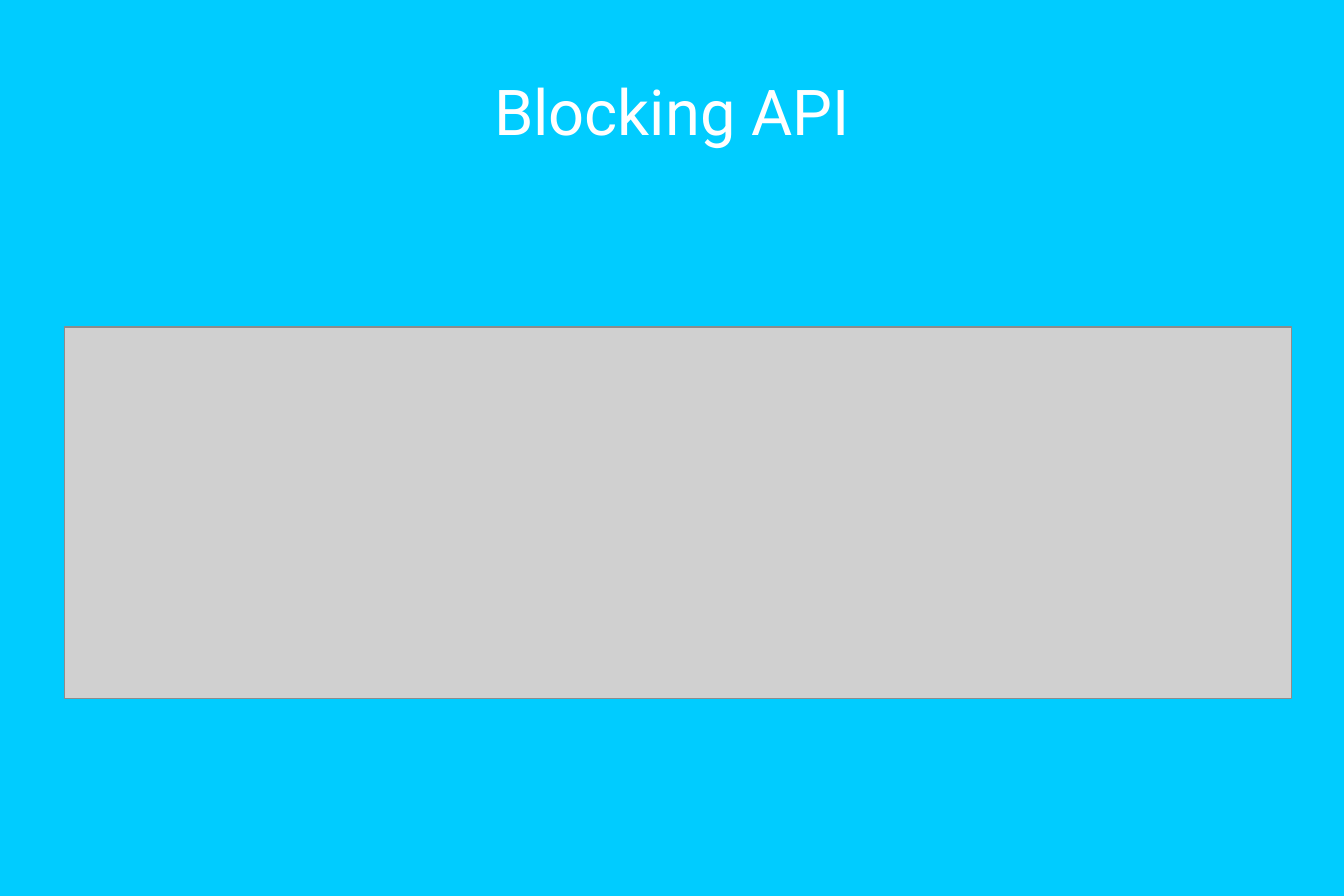
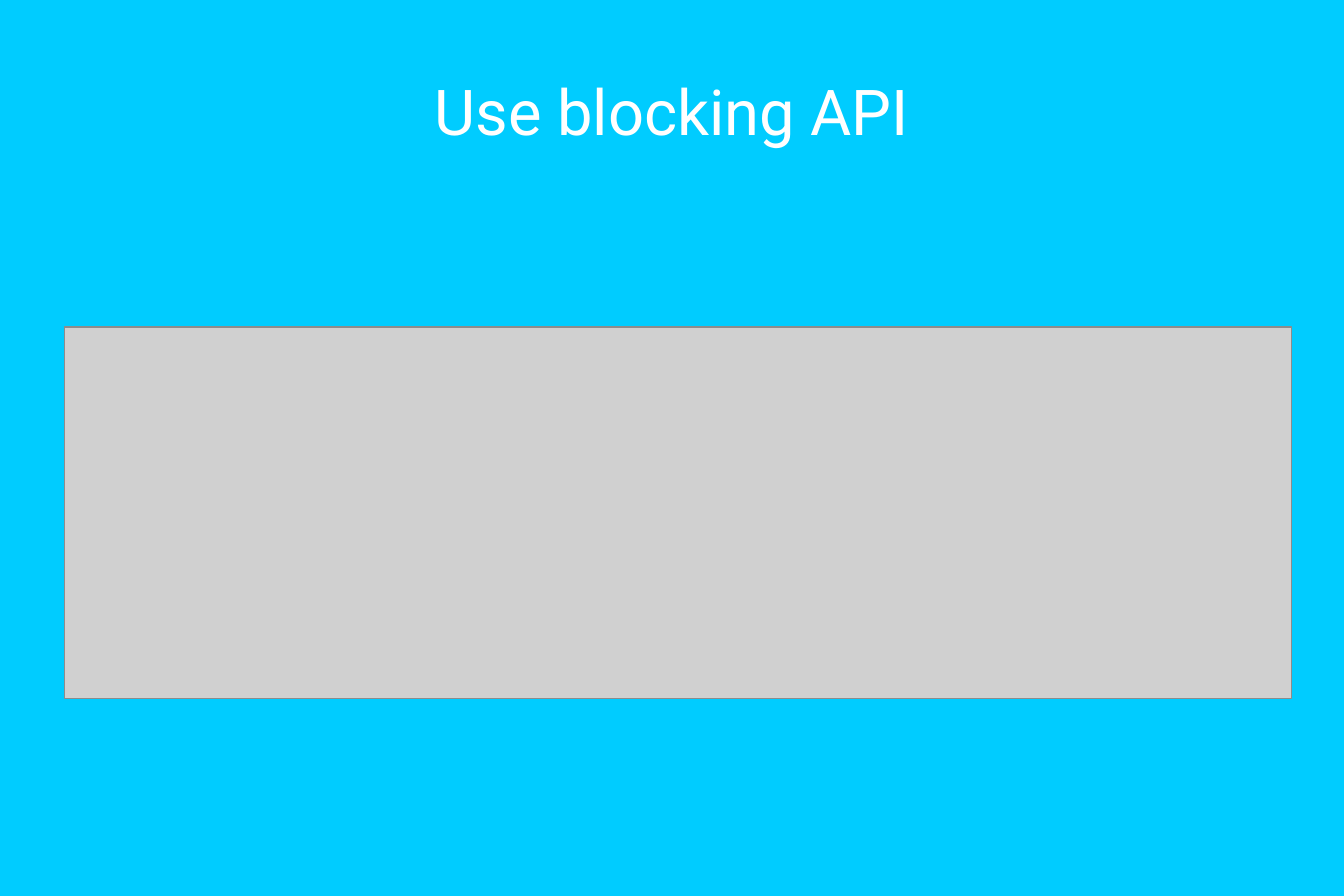
Before and after one commit to mateuszwinnicki/talks, a slide deck: slide 33 of UnitTestProblems/UnitTestProblems.odp (slide 36 before the commit). Drawn at 1344x896 pixels with LibreOffice and Linux fonts; fonts in the diff are those of the drawing; grey boxes stand for pictures. Boxes give left, top, right and bottom in pixels: in the first picture for what was removed or moved away, otherwise in the second. Text is boxed around its words. In the diff, an @@ line names an element or a change of style, - is before the commit and + after.

```diff
--- a/UnitTestProblems/UnitTestProblems.odp
+++ b/UnitTestProblems/UnitTestProblems.odp
@@ title at bbox=[435, 87, 909, 148]: text changed @@
-Blocking API
+Use blocking API
```
Also in this commit, not shown: 1 other slide changed, 2 other files.
